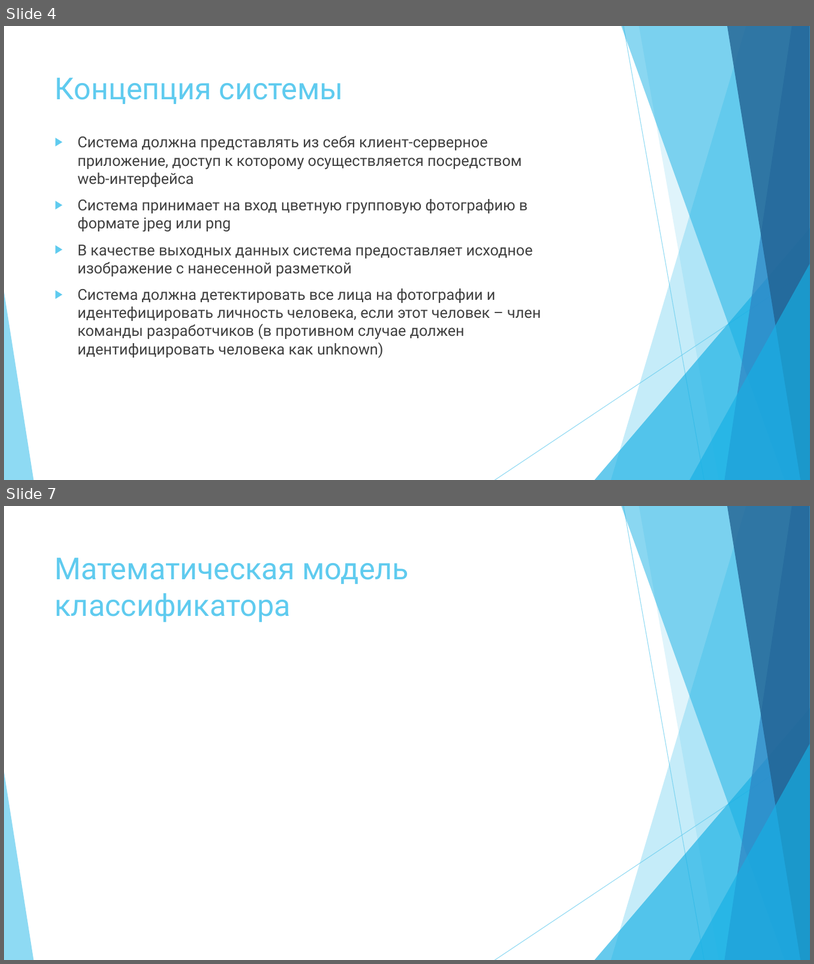
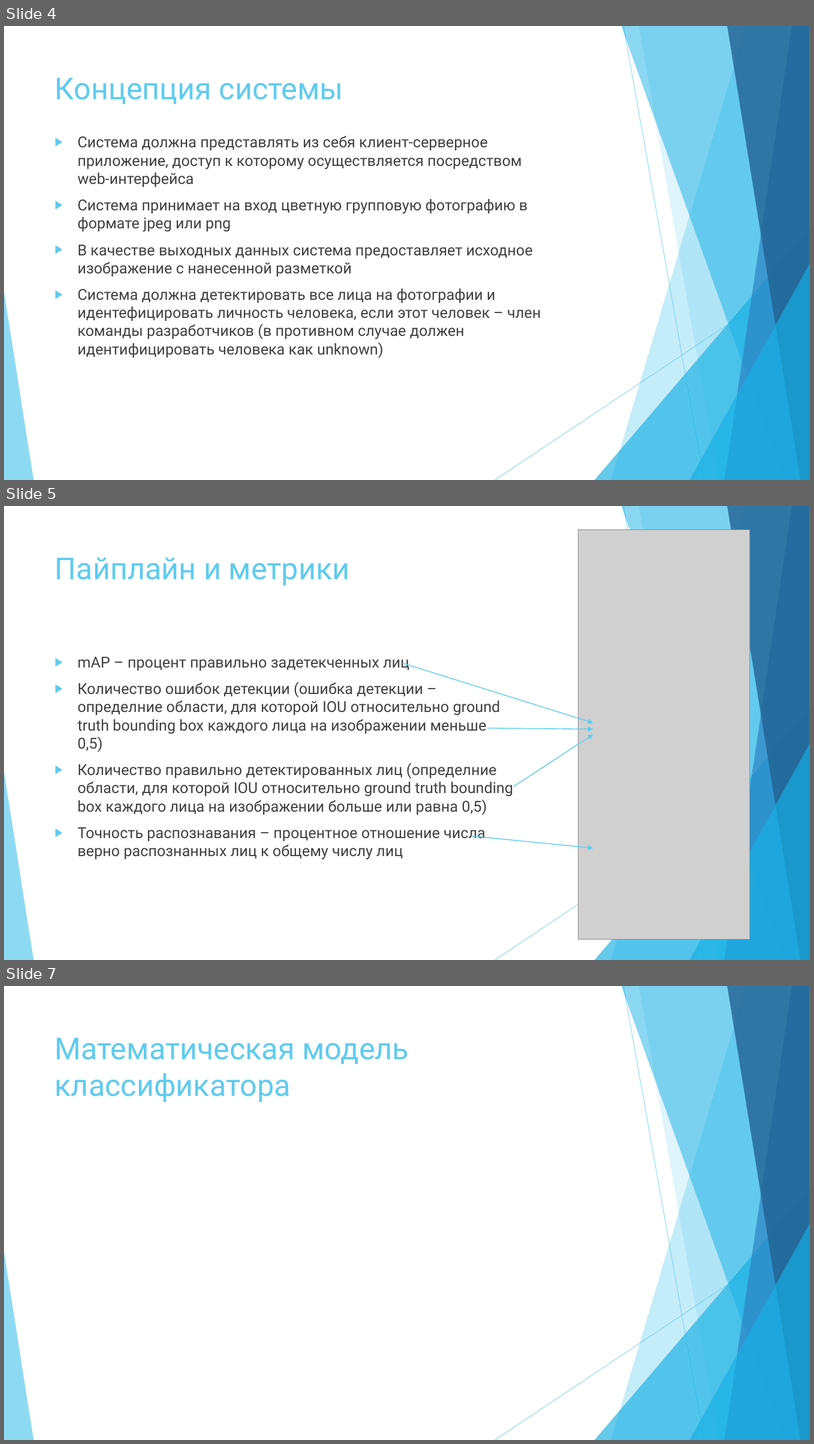
Before and after one commit to greyhuman/FaceReco, a slide deck: docs/external/Итоговая презентация.pptx. Shown one above the other, each under a label of ours: slides 4 and 7 before the commit, slides 4, 5 and 7 after it; the slides between them are not shown. The pictures are 814x964 and 814x1444 pixels, drawn with LibreOffice and Linux fonts; fonts in the diff are those of the drawing; grey boxes stand for pictures. Boxes give left, top, right and bottom in pixels: in the first picture for what was removed or moved away, otherwise in the second. Text is boxed around its words. In the diff, an @@ line names an element or a change of style, - is before the commit and + after.

```diff
--- a/docs/external/Итоговая презентация.pptx
+++ b/docs/external/Итоговая презентация.pptx
@@ slide 5 added at [4, 506, 810, 960], background #FFFFFF; not listed: 10 template elements that a slide beside it also shows @@
@@ picture added at [579, 529, 750, 939] @@
@@ title added at [55, 557, 350, 585], 36 pt, text #5FCBEF @@
+Пайплайн и метрики
@@ text added at [78, 657, 513, 859], 18 pt, text #404040 @@
+▶ mAP – процент правильно задетекченных лиц
+▶ Количество ошибок детекции (ошибка детекции – определние области, для которой IOU относительно ground truth bounding box каждого лица на изображении меньше 0,5)
+▶ Количество правильно детектированных лиц (определние области, для которой IOU относительно ground truth bounding box каждого лица на изображении больше или равна 0,5)
+▶ Точность распознавания – процентное отношение числа верно распознанных лиц к общему числу лиц
@@ arrow added from (402, 663) to (594, 723), #5FCBEF 1 pt @@
@@ arrow added from (488, 728) to (594, 729), #5FCBEF 1 pt @@
@@ arrow added from (514, 786) to (594, 734), #5FCBEF 1 pt @@
@@ arrow added from (472, 835) to (594, 848), #5FCBEF 1 pt @@
```
Also in this commit, not shown: 5 slides changed, 1 other slide added, 1 slide removed.
